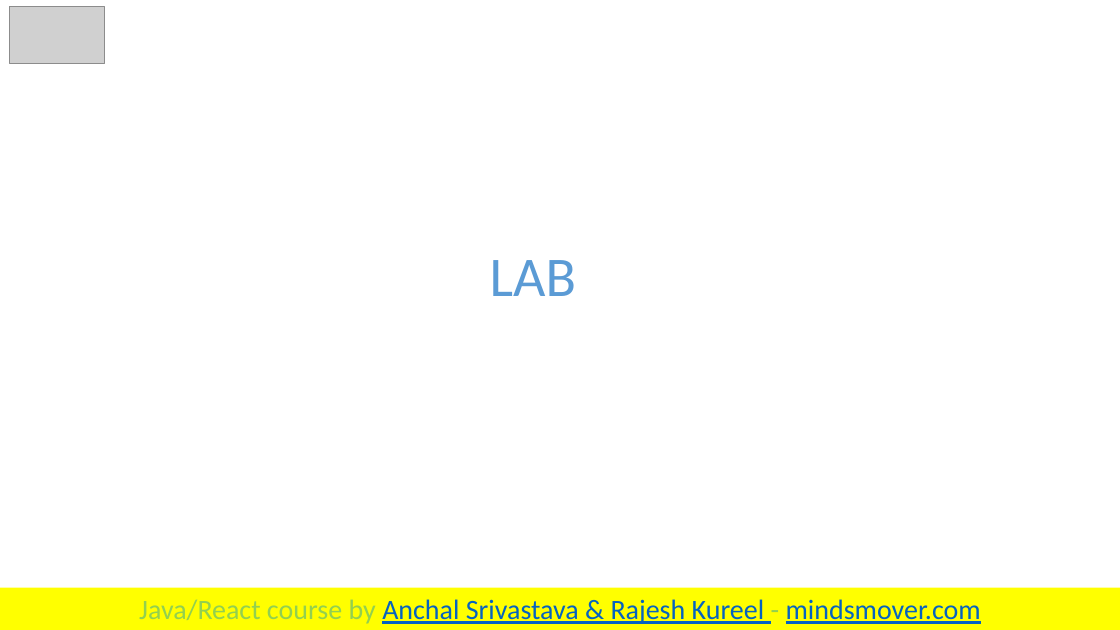
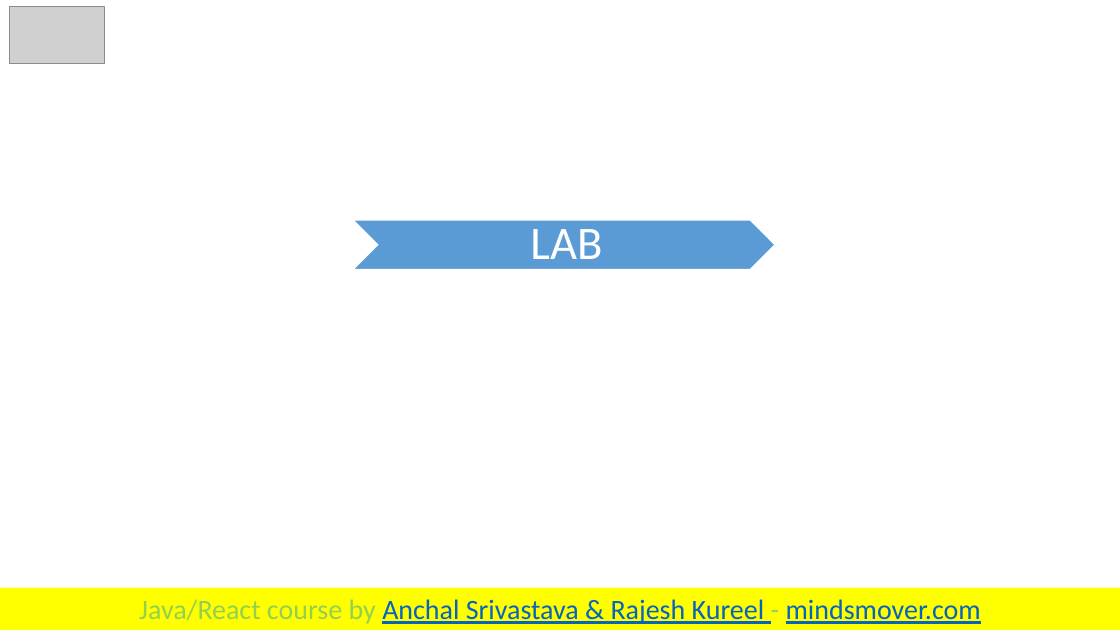
Before and after one commit to anchalsri82/JavaReact, a slide deck: slide 5 of docs/Day 6 - React HTML and JSX.pptx. Drawn at 1120x630 pixels with LibreOffice and Linux fonts; fonts in the diff are those of the drawing; grey boxes stand for pictures. Boxes give left, top, right and bottom in pixels: in the first picture for what was removed or moved away, otherwise in the second. Text is boxed around its words. In the diff, an @@ line names an element or a change of style, - is before the commit and + after.

```diff
--- a/docs/Day 6 - React HTML and JSX.pptx
+++ b/docs/Day 6 - React HTML and JSX.pptx
@@ chevron added at [354, 220, 776, 270], fill #5B9BD5, outline #FFFFFF 1 pt @@
@@ text "LAB": place and size @@
-text "LAB" at [490, 260, 576, 296]
+text "LAB" at [530, 220, 602, 271]
@@ text "LAB" at [530, 220, 602, 271]: size 48 to 40 pt, text colour #5B9BD5 to #FFFFFF; line spacing 1 to 0.9; more space between paragraphs; vertical alignment top to middle @@
```
Also in this commit, not shown: 2 other slides changed, 1 slide added, 28 other files.
